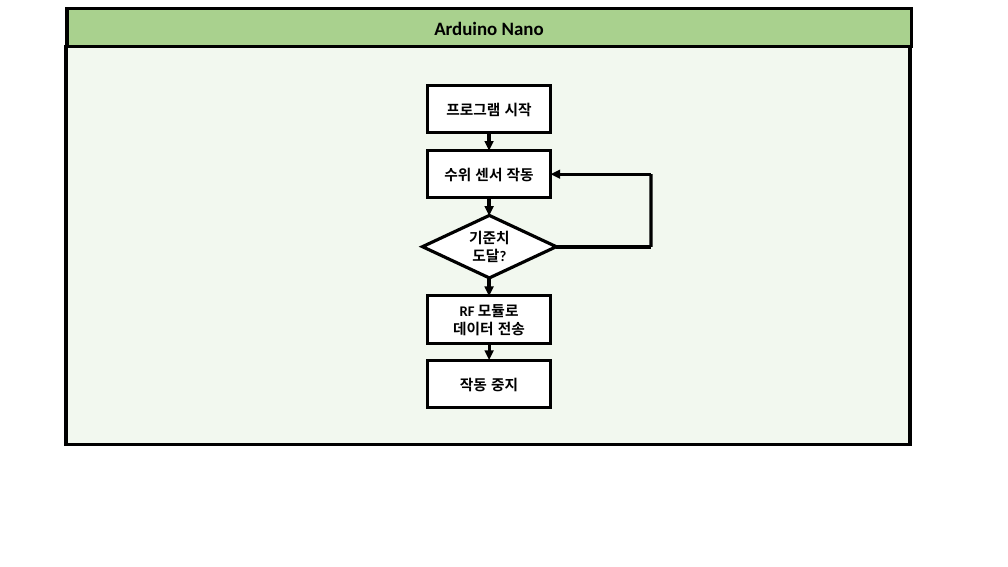
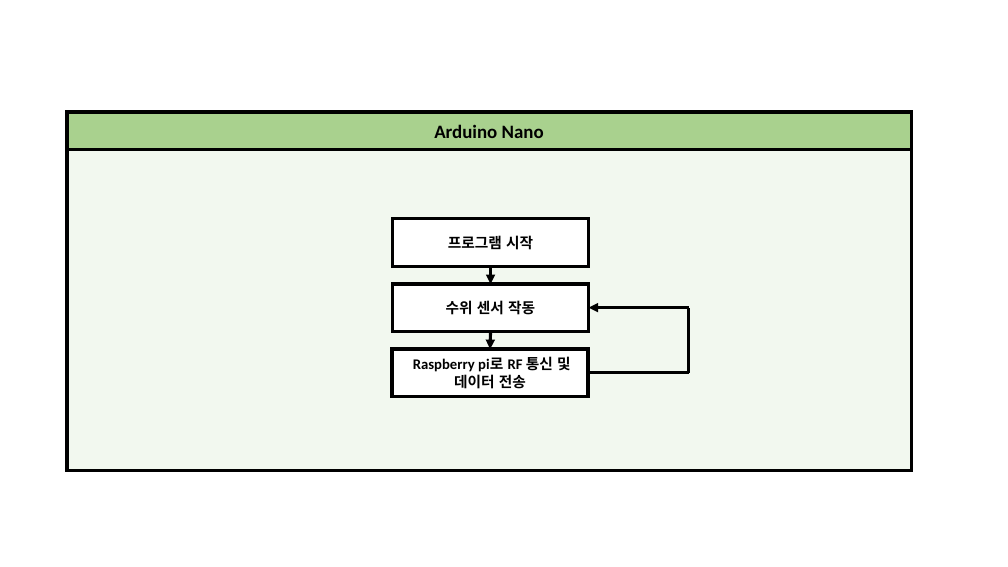
Before and after one commit to hyu-embedded/Embedded_Contest2022, a slide deck: slide 6 of Figure_file_1.pptx (slide 9 before the commit). Drawn at 1008x567 pixels with LibreOffice and Linux fonts; fonts in the diff are those of the drawing. Boxes give left, top, right and bottom in pixels: in the first picture for what was removed or moved away, otherwise in the second. Text is boxed around its words. In the diff, an @@ line names an element or a change of style, - is before the commit and + after.

```diff
--- a/Figure_file_1.pptx
+++ b/Figure_file_1.pptx
@@ rectangle "Arduino Nano": place and size @@
-rectangle "Arduino Nano" at box(67, 8, 912, 46)
+rectangle "Arduino Nano" at box(67, 112, 912, 150)
@@ rectangle: place and size @@
-rectangle at box(66, 46, 910, 444)
+rectangle at box(67, 150, 912, 470)
@@ rectangle "프로그램 시작": place and size @@
-rectangle "프로그램 시작" at box(427, 85, 551, 133)
+rectangle "프로그램 시작" at box(392, 219, 588, 267)
@@ diamond removed at box(423, 216, 557, 278) @@
-기준치 도달?
@@ arrow moved from (489, 133) - (489, 150) to (491, 266) - (491, 284) @@
@@ rectangle "수위 센서 작동": place and size @@
-rectangle "수위 센서 작동" at box(427, 150, 551, 198)
+rectangle "수위 센서 작동" at box(392, 284, 588, 332)
@@ arrow removed from (489, 278) to (489, 296) @@
@@ arrow moved from (651, 174) - (551, 174) to (689, 308) - (589, 308) @@
@@ line moved from (651, 247) - (651, 174) to (689, 373) - (689, 308) @@
@@ rectangle "Raspberry pi로 RF 통신 및": place and size @@
-rectangle "Raspberry pi로 RF 통신 및" at box(427, 296, 551, 343)
+rectangle "Raspberry pi로 RF 통신 및" at box(392, 349, 588, 397)
@@ text in rectangle at box(413, 356, 571, 372): text changed @@
-RF 모듈로
+Raspberry pi로 RF 통신 및
@@ arrow removed from (489, 343) to (489, 360) @@
@@ arrow moved from (489, 198) - (489, 216) to (491, 331) - (490, 349) @@
@@ rectangle removed at box(427, 361, 551, 408) @@
-작동 중지
@@ line moved from (557, 247) - (651, 247) to (588, 373) - (689, 373) @@
```
Also in this commit, not shown: 4 other slides changed, 1 slide added, 1 slide removed, 38 other files.
